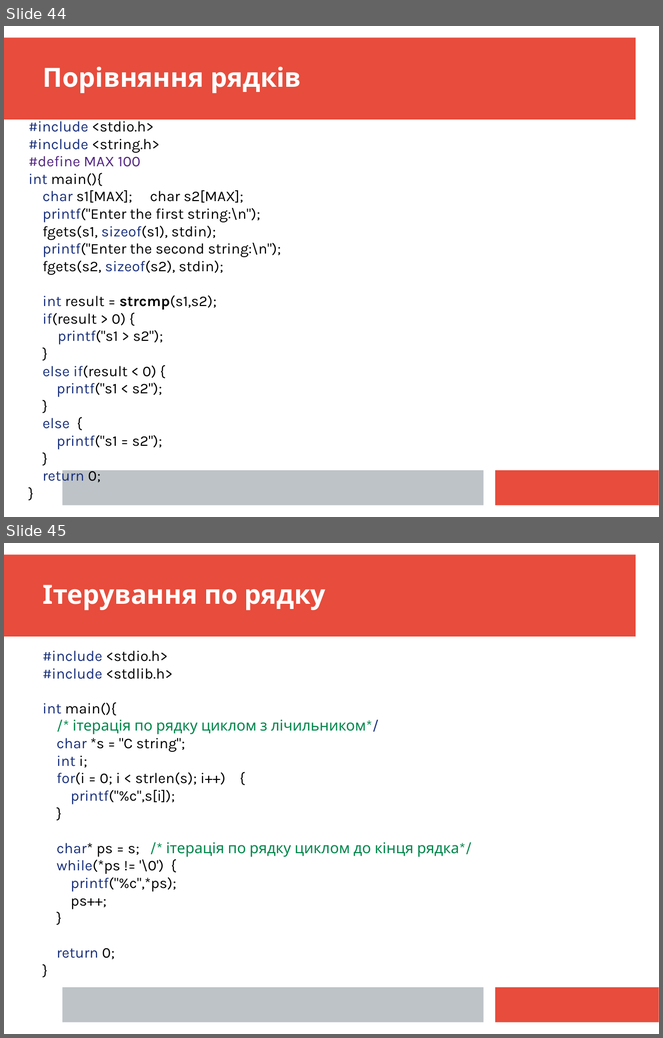
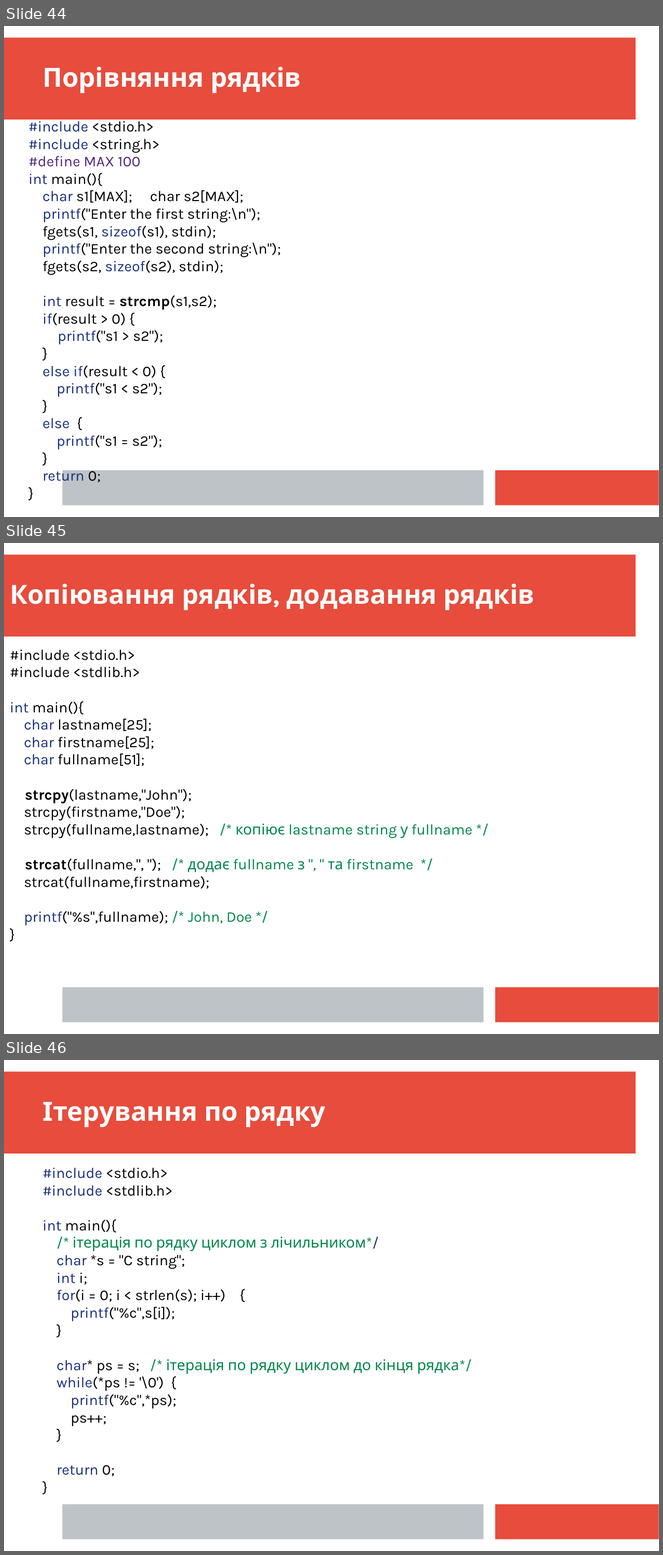
Before and after one commit to mecchmatProjects/CppCourse, a slide deck: Lect03/CppTutorUkr2.ppt. Shown one above the other, each under a label of ours: slides 44 and 45 before the commit, slides 44, 45 and 46 after it. The pictures are 663x1038 and 663x1555 pixels, drawn with LibreOffice and Linux fonts; fonts in the diff are those of the drawing. Boxes give left, top, right and bottom in pixels: in the first picture for what was removed or moved away, otherwise in the second. Text is boxed around its words. In the diff, an @@ line names an element or a change of style, - is before the commit and + after.

```diff
--- a/Lect03/CppTutorUkr2.ppt
+++ b/Lect03/CppTutorUkr2.ppt
@@ slide 45 added at box(4, 543, 659, 1034), background #FFFFFF; not listed: 3 template elements that a slide beside it also shows @@
@@ text added at box(10, 584, 535, 610), 32 pt, text #FFFFFF, bold @@
+Копіювання рядків, додавання рядків
@@ text added at box(10, 650, 473, 926), 18 pt, text #000000 @@
+#include <stdio.h>
+#include <stdlib.h>
+int main(){
+char lastname[25];
+char firstname[25];
+char fullname[51];
+strcpy(lastname,"John");
+strcpy(firstname,"Doe");
+strcpy(fullname,lastname); /* копіює lastname string у fullname */
+strcat(fullname,", "); /* додає fullname з ", " та firstname */
+strcat(fullname,firstname);
+printf("%s",fullname); /* John, Doe */
+}
@@ what was slide 45 is now slide 46 @@
```
Also in this commit, not shown: 15 slides changed, 1 slide removed, 3 other files.
